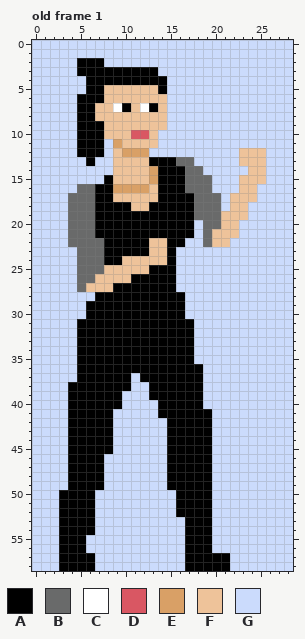
Pixel-art file, stored at raw/ase/player.ase. The picture above is the old version.
29x59 pixels, 1 frame. Shown: old frame 1. The commit also changed other frames, which this record leaves out.
Visible layers, top first: "front arm", "hair ponytail", "head", "torso & legs", "back arm", "bg".
Palette (. is transparent): A #000000  B #696a6a  C #ffffff  D #d95763  E #d9a066  F #eec39a  G #cbdbfc
Pixels before, old frame 1, first column x 0:
 0 GGGGGGGGGGGGGGGGGGGGGGGGGGGGG
 1 GGGGGGGGGGGGGGGGGGGGGGGGGGGGG
 2 GGGGGAAAGGGGGGGGGGGGGGGGGGGGG
 3 GGGGGAAAAAAAAAGGGGGGGGGGGGGGG
 4 GGGGGGAAAAAAAAAGGGGGGGGGGGGGG
 5 GGGGGGAAFFFFFFAGGGGGGGGGGGGGG
 6 GGGGGAAAFFFFFFFGGGGGGGGGGGGGG
 7 GGGGGAAFFCAFCAFGGGGGGGGGGGGGG
 8 GGGGGAAFFFFFFFFGGGGGGGGGGGGGG
 9 GGGGGAAAFFFFFFFGGGGGGGGGGGGGG
10 GGGGGAAAFFFDDFGGGGGGGGGGGGGGG
11 GGGGGAAAGEFFFFGGGGGGGGGGGGGGG
12 GGGGGAAAGFEEEGGGGGGGGGGFFFGGG
13 GGGGGGAGGFFFFAAABBGGGGGFFFGGG
14 GGGGGGGGGFFFFEAAABBGGGGGFFGGG
15 GGGGGGGGAFFFFEAAABBBGGGFFFGGG
16 GGGGGBBAAEEEEFAAABBBGGGFFGGGG
17 GGGGBBBAAFFFFFAAAABBBGFFFGGGG
18 GGGGBBBAAAAFFAAAAABBBGFFGGGGG
19 GGGGBBBAAAAAAAAAAABBBFFFGGGGG
20 GGGGBBBAAAAAAAAAAAGBBFFGGGGGG
21 GGGGBBBAAAAAAAAAAAGBFFFGGGGGG
22 GGGGBBBBAAAAAFFAAGGBFFGGGGGGG
23 GGGGGBBBAAAAAFFAGGGGGGGGGGGGG
24 GGGGGBBBAAFFFFFAGGGGGGGGGGGGG
25 GGGGGBBBFFFFFAAAGGGGGGGGGGGGG
26 GGGGGBBFFFFAAAAAGGGGGGGGGGGGG
27 GGGGGBFFFAAAAAAAGGGGGGGGGGGGG
28 GGGGGGGAAAAAAAAAAGGGGGGGGGGGG
29 GGGGGGAAAAAAAAAAAGGGGGGGGGGGG
30 GGGGGGAAAAAAAAAAAGGGGGGGGGGGG
31 GGGGGAAAAAAAAAAAAAGGGGGGGGGGG
32 GGGGGAAAAAAAAAAAAAGGGGGGGGGGG
33 GGGGGAAAAAAAAAAAAAGGGGGGGGGGG
34 GGGGGAAAAAAAAAAAAAGGGGGGGGGGG
35 GGGGGAAAAAAAAAAAAAGGGGGGGGGGG
36 GGGGGAAAAAAAAAAAAAAGGGGGGGGGG
37 GGGGGAAAAAAGAAAAAAAGGGGGGGGGG
38 GGGGAAAAAAAGGAAAAAAGGGGGGGGGG
39 GGGGAAAAAAGGGAAAAAAGGGGGGGGGG
40 GGGGAAAAAAGGGGAAAAAGGGGGGGGGG
41 GGGGAAAAAGGGGGAAAAAAGGGGGGGGG
42 GGGGAAAAAGGGGGGAAAAAGGGGGGGGG
43 GGGGAAAAAGGGGGGAAAAAGGGGGGGGG
44 GGGGAAAAAGGGGGGAAAAAGGGGGGGGG
45 GGGGAAAAAGGGGGGAAAAAGGGGGGGGG
46 GGGGAAAAGGGGGGGAAAAAGGGGGGGGG
47 GGGGAAAAGGGGGGGAAAAAGGGGGGGGG
48 GGGGAAAAGGGGGGGAAAAAGGGGGGGGG
49 GGGGAAAAGGGGGGGAAAAAGGGGGGGGG
50 GGGAAAAGGGGGGGGGAAAAGGGGGGGGG
51 GGGAAAAGGGGGGGGGAAAAGGGGGGGGG
52 GGGAAAAGGGGGGGGGAAAAGGGGGGGGG
53 GGGAAAAGGGGGGGGGGAAAGGGGGGGGG
54 GGGAAAAGGGGGGGGGGAAAGGGGGGGGG
55 GGGAAAGGGGGGGGGGGAAAGGGGGGGGG
56 GGGAAAGGGGGGGGGGGAAAGGGGGGGGG
57 GGGAAAAGGGGGGGGGGAAAAAGGGGGGG
58 GGGAAAAGGGGGGGGGGAAAAAGGGGGGG
The result:
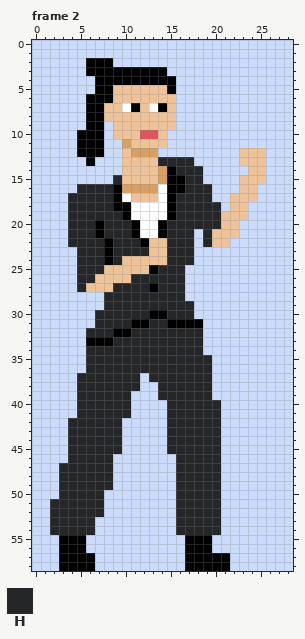
Colours new in this view: H #242628
A new or re-ordered frame is compared with the old frame closest to it.
Message: create model player frames
Changes in this commit:
frames 1 -> 2
layer "hair" added
layer "hair ponytail" removed
Frame 2 is new; against old frame 1:
y 2: x 5 A -> G; x 8 G -> A
y 3: x 5 A -> G; x 14 G -> A
y 4: x 6 A -> G; x 15 G -> A
y 5: x 6 A -> G; x 8 F -> A; x 14..15 AG -> FA
y 6: x 5 A -> G; x 8 F -> A; x 15 G -> F
y 7: x 5 A -> G; x 7 F -> A; x 9..15 CAFCAFG -> FCAFCAF
y 8: x 5 A -> G; x 7 F -> A; x 15 G -> F
y 9: x 5 A -> G; x 8 F -> G; x 15 G -> F
y 10: x 8 F -> G; x 11 D -> F; x 13..14 FG -> DF
y 11: x 9..10 EF -> GE; x 14 G -> F
y 12: x 9..10 FE -> GF; x 13 G -> E
y 13: x 9 F -> G; x 13..17 AAABB -> FHHHH
y 14: x 9 F -> G; x 13..14 EA -> FE; x 16..18 ABB -> HHH
y 15: x 8..9 AF -> GH; x 13..14 EA -> FE; x 17..19 BBB -> HHG
y 16: x 5..9 BBAAE -> HHHHA; x 13..14 FA -> EC; x 17..19 BBB -> HHH
y 17: x 4..10 BBBAAFF -> HHHHHAC; x 14 A -> C; x 16..20 AABBB -> HHHHG
y 18: x 4..8 BBBAA -> HHHHH; x 11..14 FFAA -> CCCC; x 16..20 AABBB -> HHHHH
y 19: x 4..9 BBBAAA -> HHHHHH; x 11..14 AAAA -> CCCC; x 16..20 AABBB -> HHHHH
y 20: x 4..6 BBB -> HHH; x 8..10 AAA -> HHH; x 12..13 AA -> CC; x 15..20 AAAGBB -> HHHHHH
y 21: x 4..6 BBB -> HHH; x 8..10 AAA -> HHH; x 12..13 AA -> CC; x 15..17 AAA -> HHH; x 19 B -> H
y 22: x 4..7 BBBB -> HHHH; x 9..11 AAA -> HHH; x 15..17 AAG -> HHH; x 19 B -> H
y 23: x 5..7 BBB -> HHH; x 9..12 AAAA -> HHHH; x 15..17 AGG -> HHH
y 24: x 5..7 BBB -> HHH; x 9 A -> H; x 15..17 AGG -> HHH
y 25: x 5..7 BBB -> HHH; x 14..16 AAG -> HHH
y 26: x 5..6 BB -> HH; x 11..16 AAAAAG -> HHHHHH
y 27: x 5 B -> H; x 9..12 AAAA -> HHHH; x 14..16 AAG -> HHH
y 28: x 7..16 AAAAAAAAAA -> GHHHHHHHHH
y 29: x 6..17 AAAAAAAAAAAG -> GGHHHHHHHHHH
y 30: x 6..12 AAAAAAA -> GHHHHHH; x 15..17 AAG -> HHH
y 31: x 5..10 AAAAAA -> GGHHHH; x 13..14 AA -> HH; x 18 G -> A
y 32: x 5..8 AAAA -> GHHH; x 11..18 AAAAAAAG -> HHHHHHHH
y 33: x 5 A -> G; x 9..18 AAAAAAAAAG -> HHHHHHHHHH
y 34: x 5..18 AAAAAAAAAAAAAG -> GHHHHHHHHHHHHH
y 35: x 5..19 AAAAAAAAAAAAAGG -> GHHHHHHHHHHHHHH
y 36: x 5..19 AAAAAAAAAAAAAAG -> GHHHHHHHHHHHHHH
y 37: x 5..19 AAAAAAGAAAAAAAG -> HHHHHHHGHHHHHHH
y 38: x 4..11 AAAAAAAG -> GHHHHHHH; x 13..19 AAAAAAG -> GHHHHHH
y 39: x 4..10 AAAAAAG -> GHHHHHH; x 13..19 AAAAAAG -> GHHHHHH
y 40: x 4..10 AAAAAAG -> GHHHHHH; x 14..20 AAAAAGG -> GHHHHHH
y 41: x 4..10 AAAAAGG -> GHHHHHH; x 14..20 AAAAAAG -> GHHHHHH
y 42..45: x 4..9 AAAAAG -> HHHHHH; x 15..20 AAAAAG -> HHHHHH
y 46: x 4..8 AAAAG -> HHHHH; x 15..20 AAAAAG -> GHHHHH
y 47..49: x 3..8 GAAAAG -> HHHHHH; x 15..20 AAAAAG -> GHHHHH
y 50: x 3..7 AAAAG -> HHHHH; x 16..20 AAAAG -> HHHHH
y 51..52: x 2..7 GAAAAG -> HHHHHH; x 16..20 AAAAG -> HHHHH
y 53..54: x 2..6 GAAAA -> HHHHH; x 16..20 GAAAG -> HHHHH
Where, in picture pixels (left, top, right, bottom), the same in both pictures:
changed: (50, 58, 221, 535)
